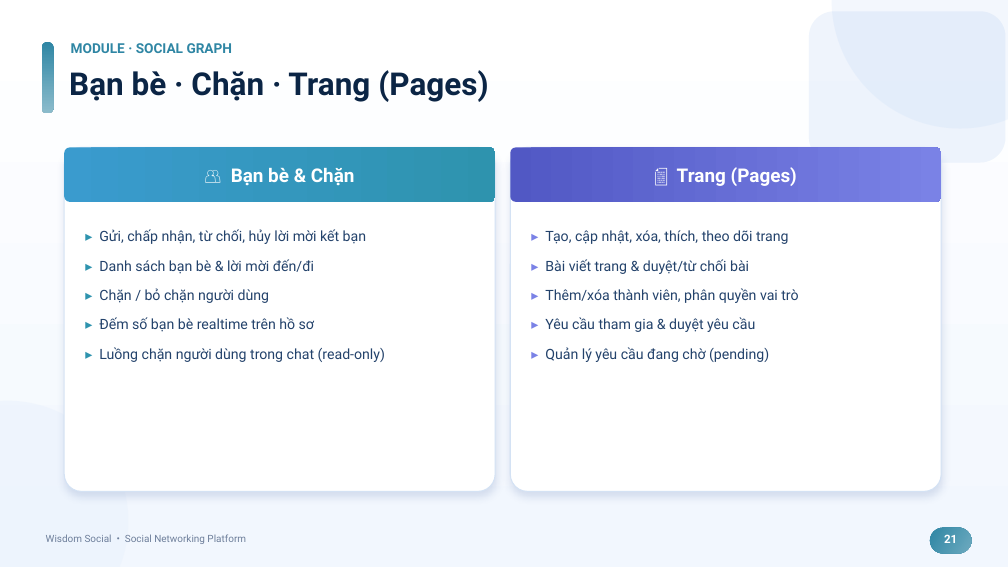
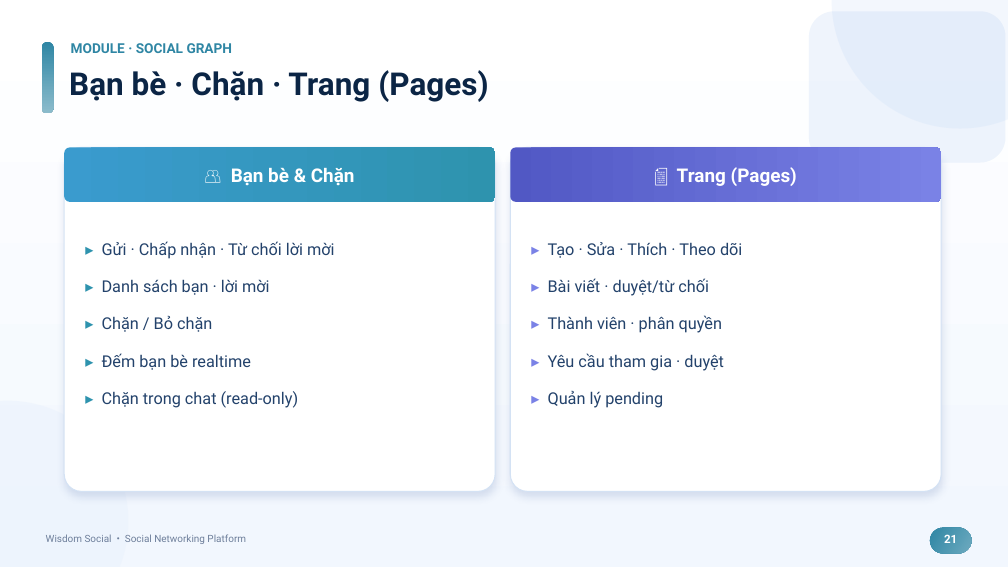
Before and after one commit to HuuThai2910/wisdom-social, a slide deck: slide 21 of Wisdom_Social_Presentation.pptx. Drawn at 1008x567 pixels with LibreOffice and Linux fonts; fonts in the diff are those of the drawing. Boxes give left, top, right and bottom in pixels: in the first picture for what was removed or moved away, otherwise in the second. Text is boxed around its words. In the diff, an @@ line names an element or a change of style, - is before the commit and + after.

```diff
--- a/Wisdom_Social_Presentation.pptx
+++ b/Wisdom_Social_Presentation.pptx
@@ text at (102,241,335,408): text changed; size 13.5 to 15.5 pt @@
-▸ Gửi, chấp nhận, từ chối, hủy lời mời kết bạn
-▸ Danh sách bạn bè & lời mời đến/đi
-▸ Chặn / bỏ chặn người dùng
-▸ Đếm số bạn bè realtime trên hồ sơ
-▸ Luồng chặn người dùng trong chat (read-only)
+▸ Gửi · Chấp nhận · Từ chối lời mời
+▸ Danh sách bạn · lời mời
+▸ Chặn / Bỏ chặn
+▸ Đếm bạn bè realtime
+▸ Chặn trong chat (read-only)
@@ text at (548,242,742,408): text changed; size 13.5 to 15.5 pt @@
-▸ Tạo, cập nhật, xóa, thích, theo dõi trang
-▸ Bài viết trang & duyệt/từ chối bài
-▸ Thêm/xóa thành viên, phân quyền vai trò
-▸ Yêu cầu tham gia & duyệt yêu cầu
-▸ Quản lý yêu cầu đang chờ (pending)
+▸ Tạo · Sửa · Thích · Theo dõi
+▸ Bài viết · duyệt/từ chối
+▸ Thành viên · phân quyền
+▸ Yêu cầu tham gia · duyệt
+▸ Quản lý pending
```
Also in this commit, not shown: 21 other slides changed, 1 other file.
